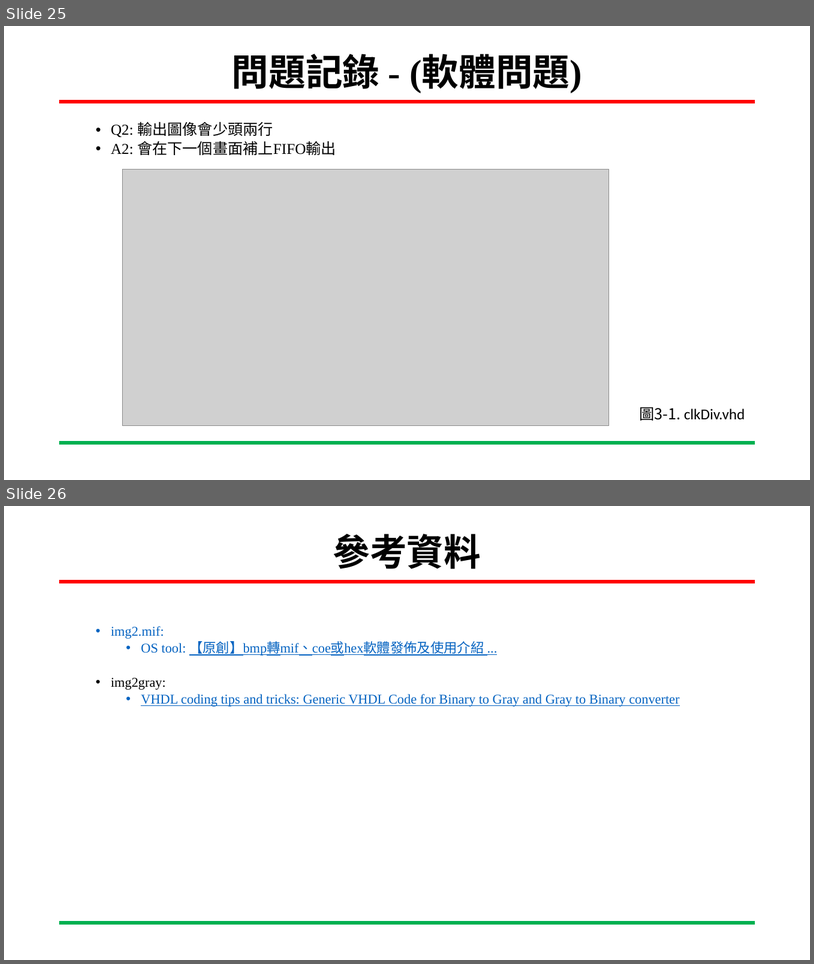
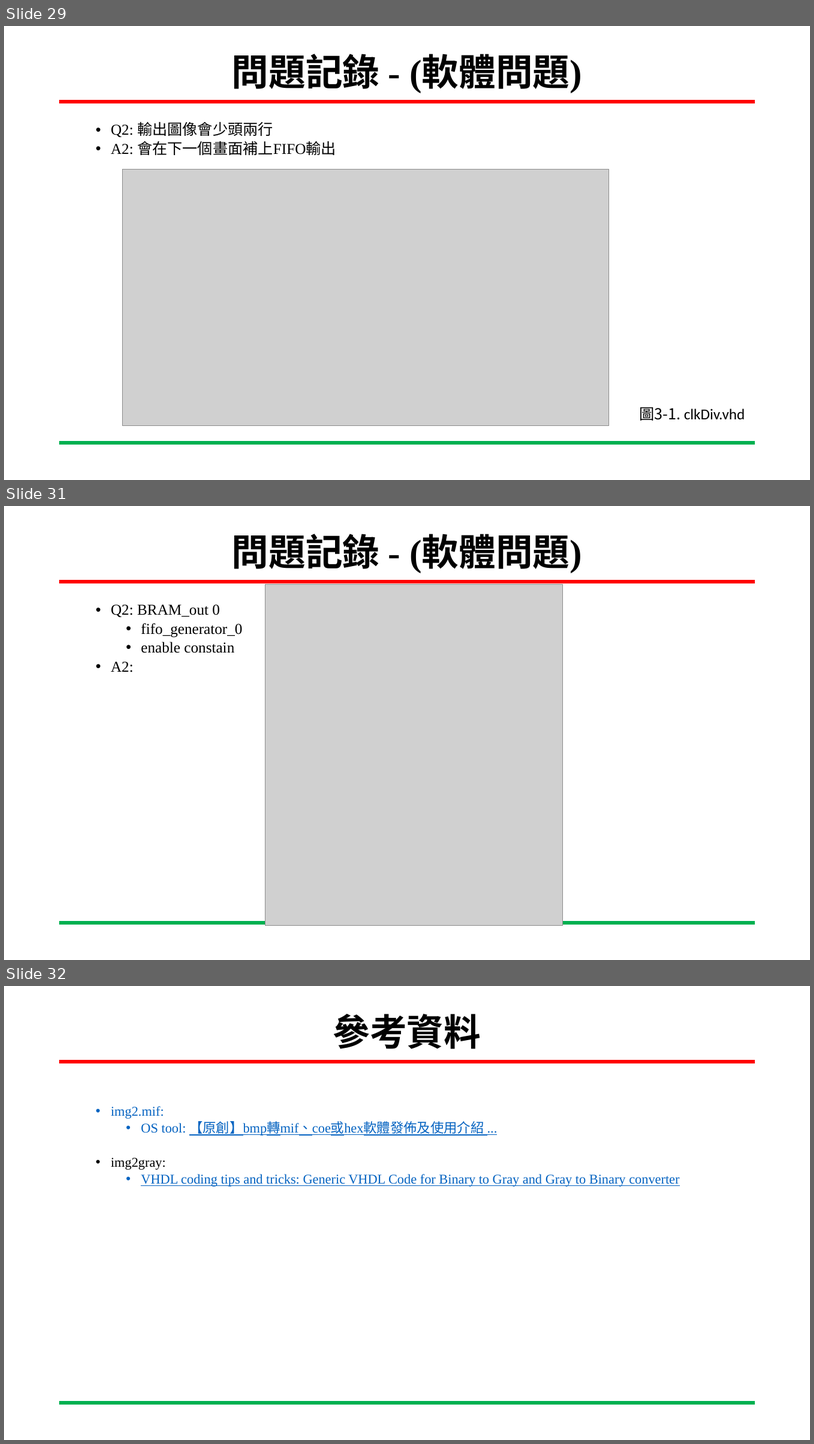
Before and after one commit to ing0331/FPGA, a slide deck: HW8_Canny_BRam/N06-Tutorial/專案進度報告-Canny_VGA-吳東穎-20230607.pptx. Shown one above the other, each under a label of ours: slides 25 and 26 before the commit, slides 29, 31 and 32 after it; the slides between them are not shown. The pictures are 814x964 and 814x1444 pixels, drawn with LibreOffice and Linux fonts; fonts in the diff are those of the drawing; grey boxes stand for pictures; background and template pictures are left out. Boxes give left, top, right and bottom in pixels: in the first picture for what was removed or moved away, otherwise in the second. Text is boxed around its words. In the diff, an @@ line names an element or a change of style, - is before the commit and + after.

```diff
--- a/HW8_Canny_BRam/N06-Tutorial/專案進度報告-Canny_VGA-吳東穎-20230607.pptx
+++ b/HW8_Canny_BRam/N06-Tutorial/專案進度報告-Canny_VGA-吳東穎-20230607.pptx
@@ slide 31 added at box(4, 506, 810, 960), background #FFFFFF; not listed: 2 template elements that a slide beside it also shows @@
@@ title added at box(232, 534, 582, 573), 44 pt, text #000000, bold @@
+問題記錄 - (軟體問題)
@@ picture added at box(266, 585, 563, 925) @@
@@ text added at box(111, 604, 242, 672), 18 pt, text #000000 @@
+  • Q2: BRAM_out 0
+    • fifo_generator_0
+    • enable constain
+  • A2:
@@ what was slide 25 is now slide 29 @@
@@ what was slide 26 is now slide 32 @@
```
Also in this commit, not shown: 5 slides changed, 5 other slides added.
